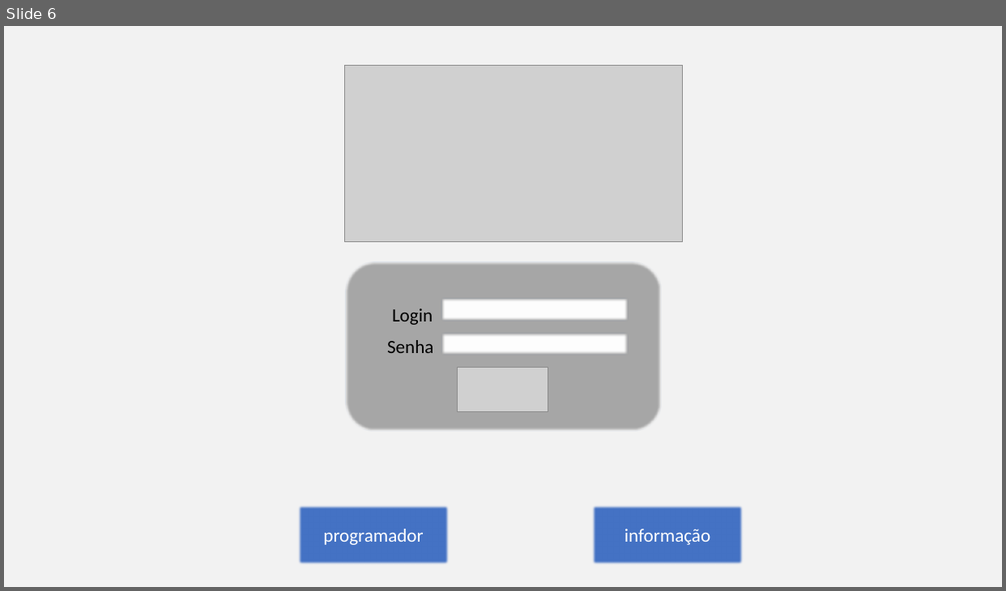
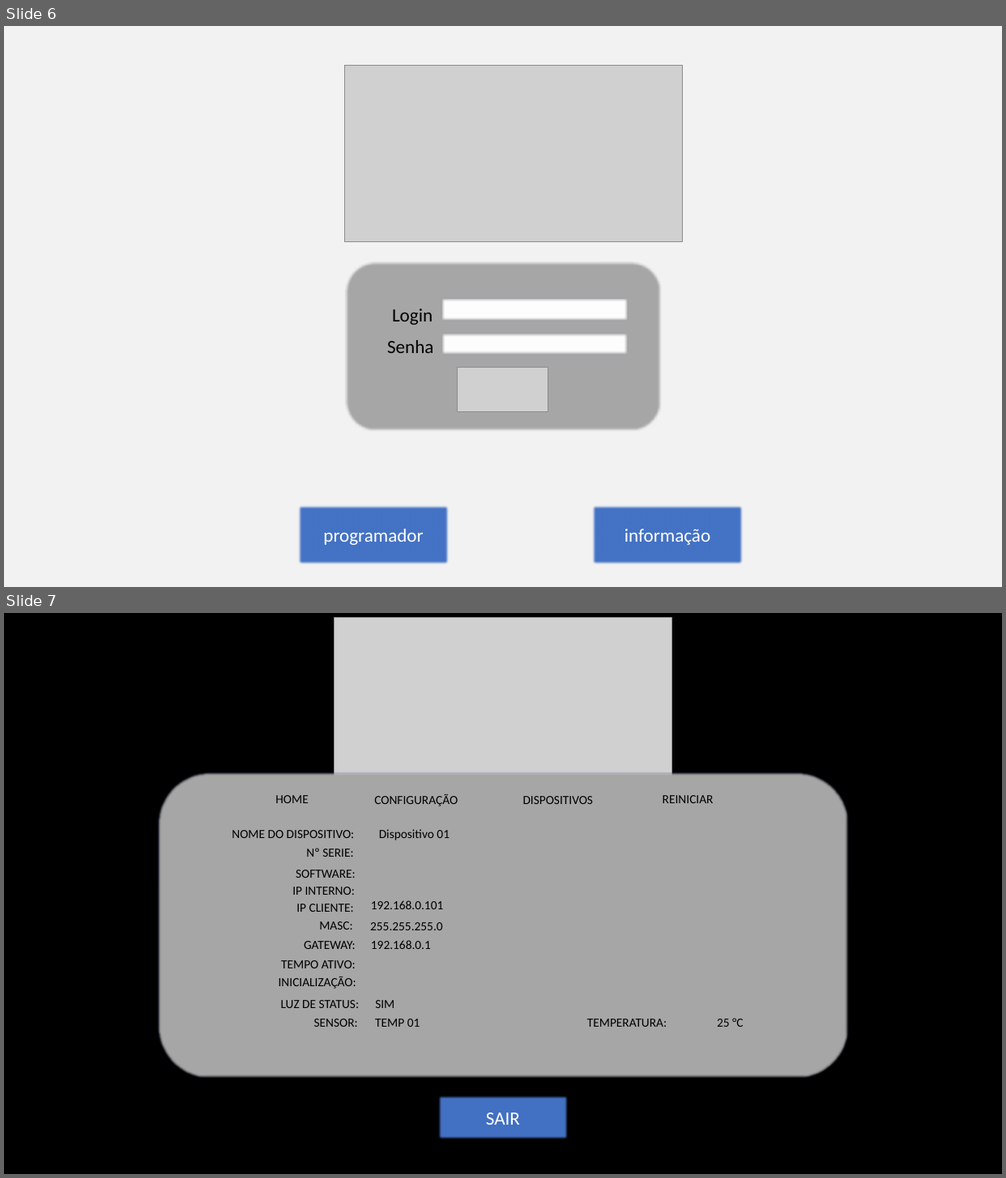
Before and after one commit to g-aleprojetos/ProjetoProprio-Monitoramento, a slide deck: esp8266/apresentação esp8266 Login e conf.pptx. Shown one above the other, each under a label of ours: slide 6 before the commit, slides 6 and 7 after it. The pictures are 1006x591 and 1006x1178 pixels, drawn with LibreOffice and Linux fonts; fonts in the diff are those of the drawing; grey boxes stand for pictures. Boxes give left, top, right and bottom in pixels: in the first picture for what was removed or moved away, otherwise in the second. Text is boxed around its words. In the diff, an @@ line names an element or a change of style, - is before the commit and + after.

```diff
--- a/esp8266/apresentação esp8266 Login e conf.pptx
+++ b/esp8266/apresentação esp8266 Login e conf.pptx
@@ slide 7 added at (4, 613, 1002, 1174), background #000000 @@
@@ picture added at (334, 618, 671, 794) @@
@@ rounded rectangle added at (158, 773, 848, 1078), fill #A6A6A6, outline #325491 1 pt @@
@@ text added at (275, 795, 308, 803), 12 pt, text #000000 @@
+HOME
@@ text added at (374, 794, 458, 807), 12 pt, text #000000 @@
+CONFIGURAÇÃO
@@ text added at (523, 796, 594, 804), 12 pt, text #000000 @@
+DISPOSITIVOS
@@ text added at (663, 795, 714, 803), 12 pt, text #000000 @@
+REINICIAR
@@ text added at (232, 830, 355, 838), 12 pt, text #000000 @@
+NOME DO DISPOSITIVO:
@@ text added at (379, 829, 450, 841), 12 pt, text #000000 @@
+Dispositivo 01
@@ text added at (306, 848, 353, 857), 12 pt, text #000000 @@
+Nº SERIE:
@@ text added at (296, 870, 356, 878), 12 pt, text #000000 @@
+SOFTWARE:
@@ text added at (292, 887, 355, 895), 12 pt, text #000000 @@
+IP INTERNO:
@@ text added at (296, 904, 354, 912), 12 pt, text #000000 @@
+IP CLIENTE:
@@ text added at (371, 901, 444, 909), 12 pt, text #000000 @@
+192.168.0.101
@@ text added at (319, 922, 352, 930), 12 pt, text #000000 @@
+MASC:
@@ text added at (370, 922, 443, 931), 12 pt, text #000000 @@
+255.255.255.0
@@ text added at (304, 941, 356, 949), 12 pt, text #000000 @@
+GATEWAY:
@@ text added at (371, 940, 431, 949), 12 pt, text #000000 @@
+192.168.0.1
@@ text added at (279, 977, 356, 989), 12 pt, text #000000 @@
+INICIALIZAÇÃO:
@@ text added at (281, 960, 356, 969), 12 pt, text #000000 @@
+TEMPO ATIVO:
@@ text added at (281, 1000, 359, 1008), 12 pt, text #000000 @@
+LUZ DE STATUS:
@@ text added at (375, 1000, 394, 1008), 12 pt, text #000000 @@
+SIM
@@ text added at (314, 1019, 358, 1027), 12 pt, text #000000 @@
+SENSOR:
@@ text added at (375, 1019, 420, 1027), 12 pt, text #000000 @@
+TEMP 01
@@ text added at (587, 1019, 667, 1027), 12 pt, text #000000 @@
+TEMPERATURA:
@@ text added at (717, 1018, 743, 1027), 12 pt, text #000000 @@
+25 °C
@@ rectangle added at (437, 1095, 569, 1140), fill #4472C4, outline #325491 1 pt, 18 pt, text #FFFFFF @@
+SAIR
```
Also in this commit, not shown: 7 other files.
